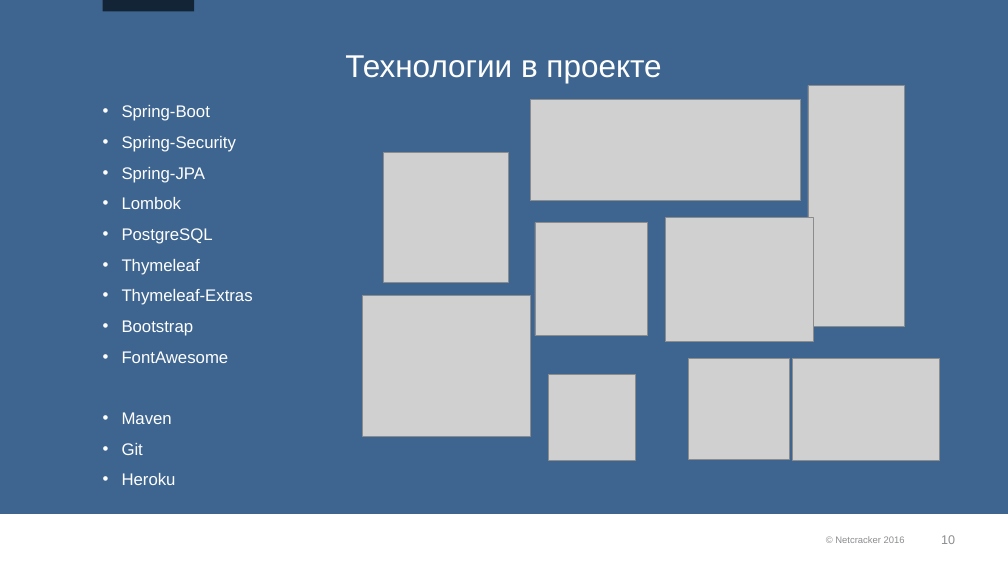
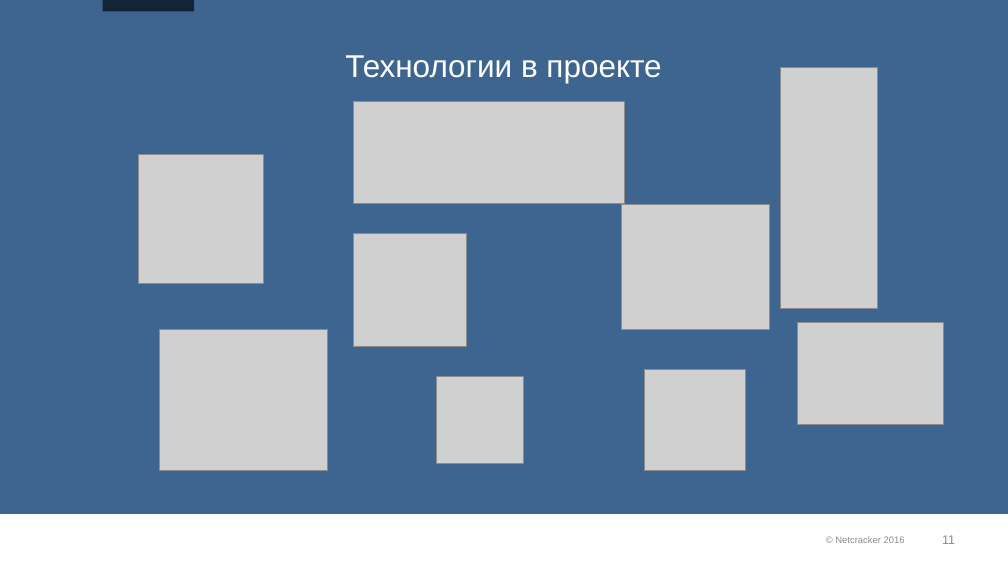
Before and after one commit to ncedu-tlt/2018-eaters-club, a slide deck: slide 11 of Eaters_Club_v0.1.pptx (slide 10 before the commit). Drawn at 1008x567 pixels with LibreOffice and Linux fonts; fonts in the diff are those of the drawing; grey boxes stand for pictures; background and template pictures are left out. Boxes give left, top, right and bottom in pixels: in the first picture for what was removed or moved away, otherwise in the second. Text is boxed around its words. In the diff, an @@ line names an element or a change of style, - is before the commit and + after.

```diff
--- a/Eaters_Club_v0.1.pptx
+++ b/Eaters_Club_v0.1.pptx
@@ picture: place and size @@
-picture at <box>808,85,905,327</box>
+picture at <box>780,67,877,309</box>
@@ text removed at <box>122,105,253,485</box> @@
-• Spring-Boot
-• Spring-Security
-• Spring-JPA
-• Lombok
-• PostgreSQL
-• Thymeleaf
-• Thymeleaf-Extras
-• Bootstrap
-• FontAwesome
-• Maven
-• Git
-• Heroku
@@ picture: place and size @@
-picture at <box>530,99,801,200</box>
+picture at <box>353,102,624,203</box>
@@ picture: place and size @@
-picture at <box>384,153,510,282</box>
+picture at <box>138,154,264,284</box>
@@ picture: place and size @@
-picture at <box>665,218,814,343</box>
+picture at <box>622,205,770,330</box>
@@ picture: place and size @@
-picture at <box>535,222,648,336</box>
+picture at <box>353,234,466,347</box>
@@ picture: place and size @@
-picture at <box>793,358,940,461</box>
+picture at <box>797,322,944,425</box>
@@ picture: place and size @@
-picture at <box>363,296,530,436</box>
+picture at <box>160,330,327,470</box>
@@ picture: place and size @@
-picture at <box>549,374,636,461</box>
+picture at <box>436,377,523,464</box>
@@ picture: place and size @@
-picture at <box>689,358,790,460</box>
+picture at <box>645,369,746,470</box>
@@ page number at <box>942,535,955,544</box>: text changed @@
-10
+11
```
Also in this commit, not shown: 6 other slides changed, 2 slides added, 1 slide removed.
